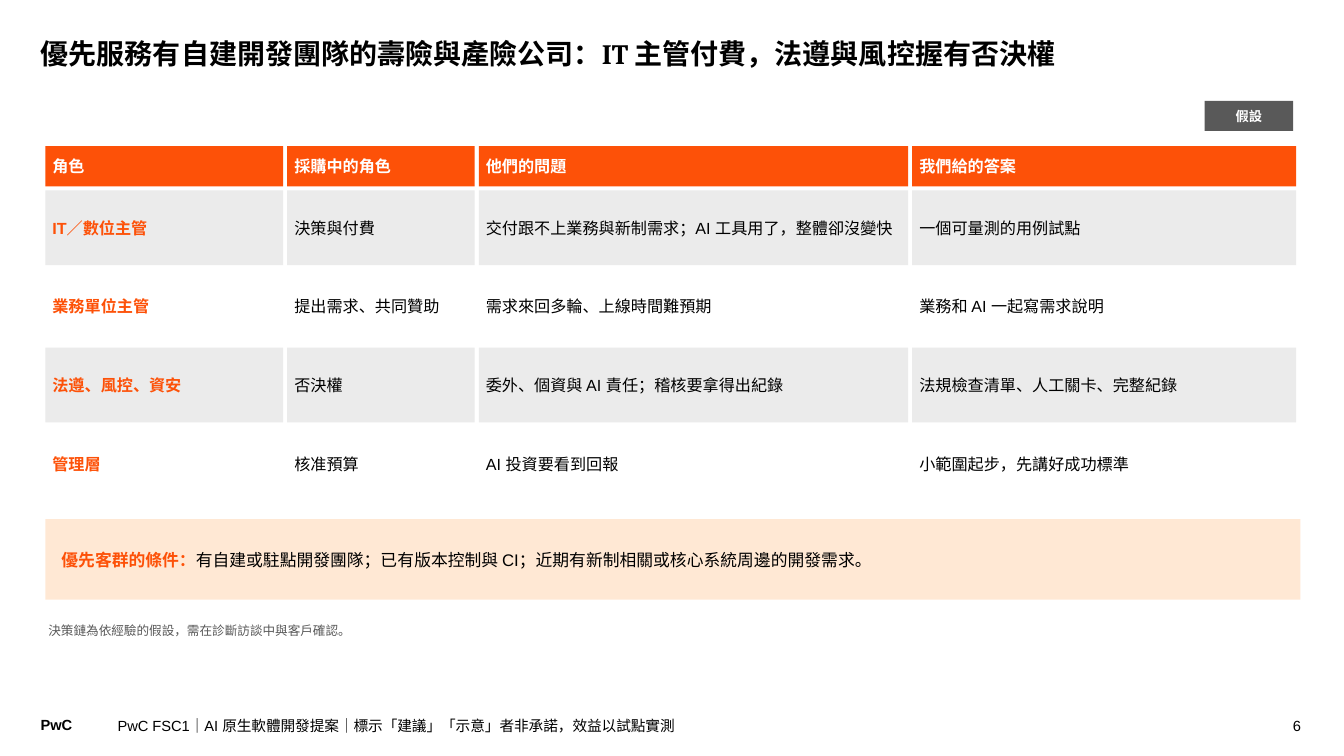
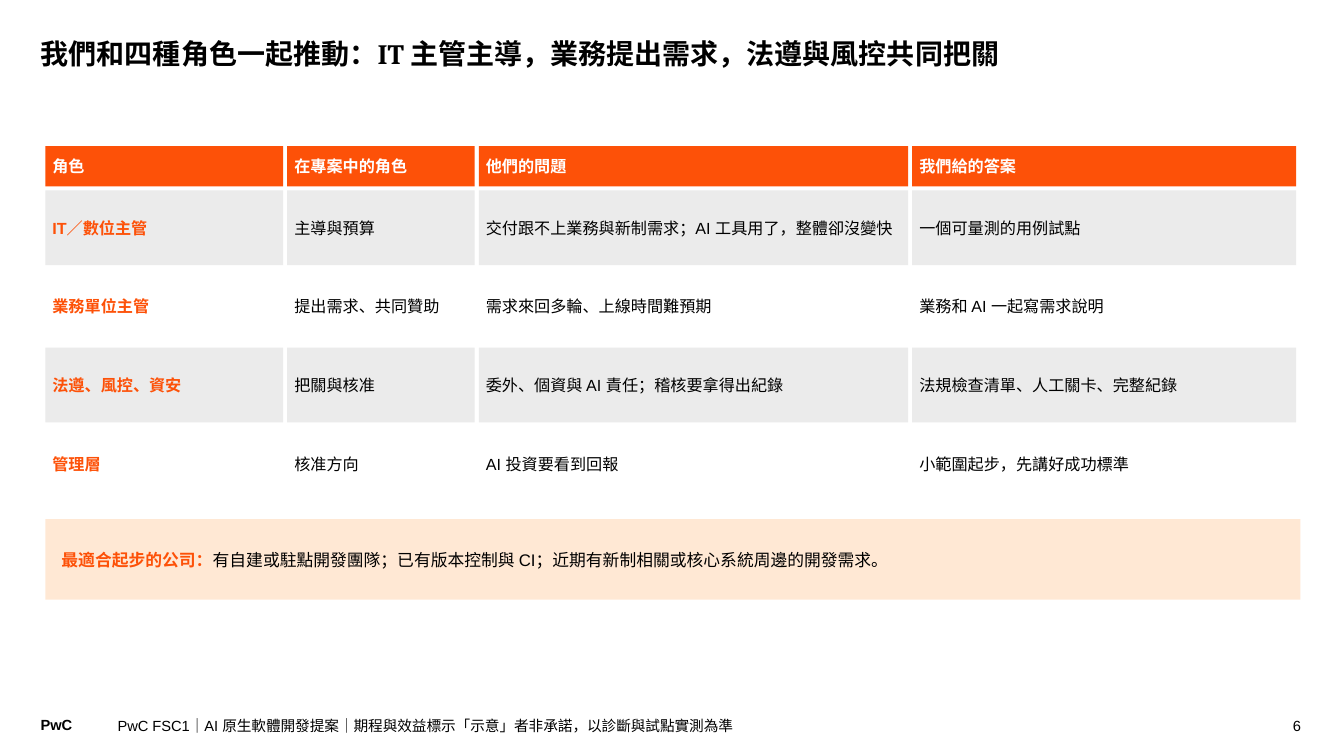
Before and after one commit to Robshao/PwC_FSC1, a slide deck: slide 6 of research/ai-native-sdlc/AI原生軟體開發_合夥人提案簡報.pptx. Drawn at 1344x756 pixels with LibreOffice and Linux fonts; fonts in the diff are those of the drawing. Boxes give left, top, right and bottom in pixels: in the first picture for what was removed or moved away, otherwise in the second. Text is boxed around its words. In the diff, an @@ line names an element or a change of style, - is before the commit and + after.

```diff
--- a/research/ai-native-sdlc/AI原生軟體開發_合夥人提案簡報.pptx
+++ b/research/ai-native-sdlc/AI原生軟體開發_合夥人提案簡報.pptx
@@ title at [41, 40, 999, 68]: text changed @@
-優先服務有自建開發團隊的壽險與產險公司：IT 主管付費，法遵與風控握有否決權
+我們和四種角色一起推動：IT 主管主導，業務提出需求，法遵與風控共同把關
@@ rectangle removed at [1205, 101, 1294, 131] @@
-假設
@@ text in rectangle at [294, 158, 407, 174]: text changed @@
-採購中的角色
+在專案中的角色
@@ text in rectangle at [294, 220, 375, 236]: text changed @@
-決策與付費
+主導與預算
@@ text in rectangle at [294, 377, 375, 393]: text changed @@
-否決權
+把關與核准
@@ text in rectangle at [294, 456, 358, 472]: text changed @@
-核准預算
+核准方向
@@ text in rectangle at [61, 551, 888, 569]: text changed @@
-優先客群的條件：有自建或駐點開發團隊；已有版本控制與 CI；近期有新制相關或核心系統周邊的開發需求。
+最適合起步的公司：有自建或駐點開發團隊；已有版本控制與 CI；近期有新制相關或核心系統周邊的開發需求。
@@ text removed at [48, 624, 350, 636] @@
-決策鏈為依經驗的假設，需在診斷訪談中與客戶確認。
@@ text at [118, 718, 733, 733]: text changed @@
-PwC FSC1｜AI 原生軟體開發提案｜標示「建議」「示意」者非承諾，效益以試點實測
+PwC FSC1｜AI 原生軟體開發提案｜期程與效益標示「示意」者非承諾，以診斷與試點實測為準
```
Also in this commit, not shown: 24 other slides changed, 3 slides added, 4 other files.
